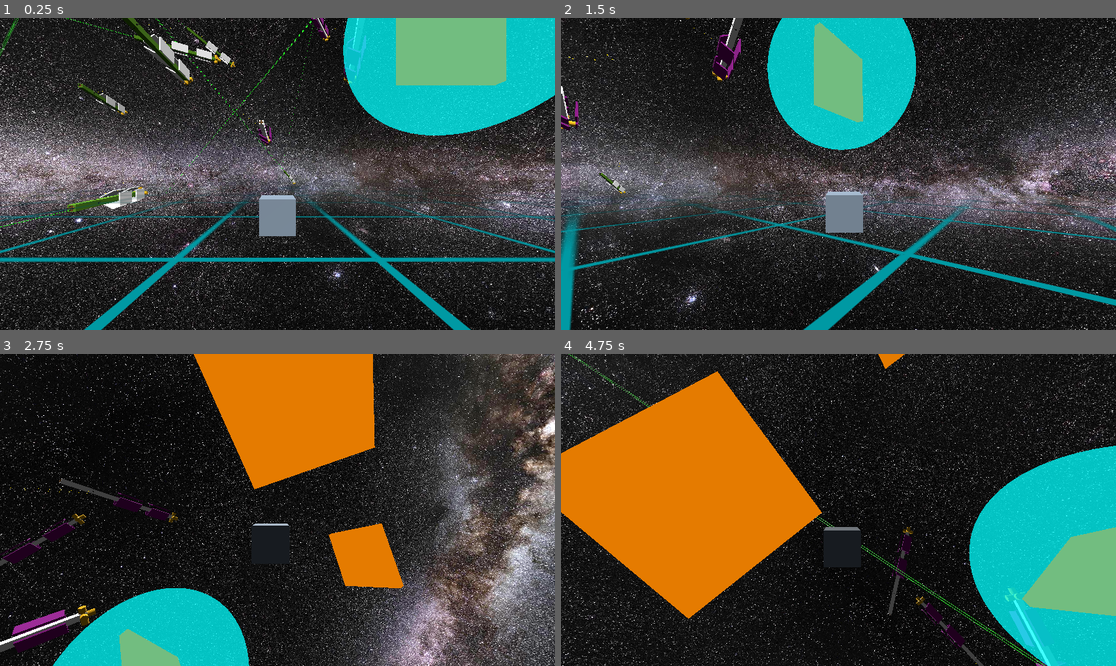
Above: before the commit, frames 1-4 (two rows, left to right).
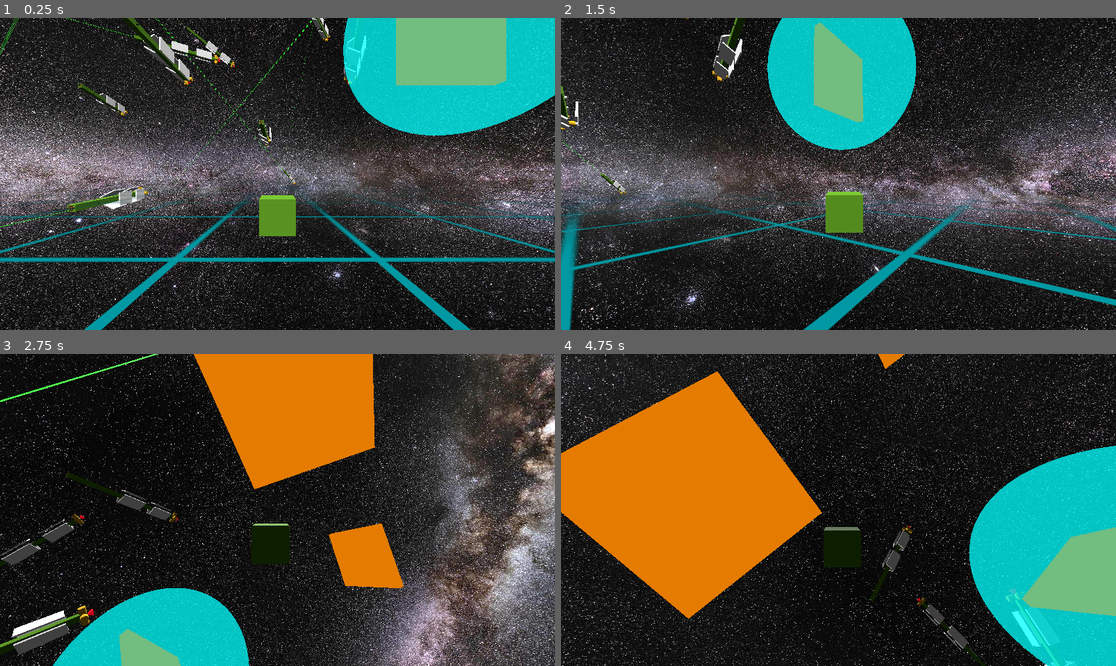
Above: after the commit, the same moments.

Repository: david-andrew/Aberration
Game: Godot game, scene res://world.tscn
The game is run twice, just before and just after one commit, with the same random seed, the same clock (stepped at 60 frames per second) and the same inputs.
Inputs:
- Up to frame 1 (0.25 s): no input
- Up to frame 2 (1.5 s): hold Right (right) 0.53-1.28 s; hold A (a) 0.53-1.28 s; tap D (d) at 0.8, 1.35 s; hold Down (down) from 1.28 s (still down)
- Up to frame 3 (2.75 s): tap E (e) at 1.55 s; release Down (down) at 2.03 s; hold Right (right) from 2.03 s (still down); hold E (e) from 2.03 s (still down); tap S (s) at 2.3 s
- Up to frame 4 (4.75 s): release Right (right) at 2.78 s; release E (e) at 2.78 s; hold Up (up) 2.78-3.53 s; tap S (s) at 2.85 s; tap W (w) at 3.05 s; hold W (w) 3.53-4.28 s; hold Left (left) from 3.53 s (still down); tap A (a) at 3.8, 4.35 s; tap D (d) at 4.55 s

The runs differ from the first frame. In frame 1, 1.3% of the frame differs, in the area x 0-66%, y 0-70%; in frame 2, 1.8%; in frame 3, 3.2%, in the area x 0-53%, y 0-97%; in frame 4, 2.3%.

Commit message:
created simple thrust module

Diff:
--- /dev/null
+++ b/scenes/ThrustModule.gd
@@ -0,0 +1,24 @@
+extends ShipModule
+class_name ThrustModule
+
+
+@export var TRANSLATION_STRENGTH:float = 100
+@export var ROTATION_STRENGTH:float = 2
+@export var THRUST_MULTIPLIER:float = 5
+
+var original_parent:RigidBody3D
+
+func _ready():
+	original_parent = get_parent()
+	super.link_module_to_core()
+
+func point_towards(target:Vector3, strength:float=1.0):
+	if get_parent() != original_parent:
+		return
+	original_parent.look_at(target, Vector3.UP, true)
+
+func translate_towards(target:Vector3, strength:float=1.0):
+	if get_parent() != original_parent:
+		return
+	var local_direction = to_local(target).normalized()
+	original_parent.apply_central_force(Vector3(local_direction.x, local_direction.y, local_direction.z*THRUST_MULTIPLIER) * TRANSLATION_STRENGTH * strength)
--- a/scenes/large_ship.tscn
+++ b/scenes/large_ship.tscn
@@ -6,6 +6,7 @@
 [ext_resource type="PackedScene" uid="uid://b4xvtwo36e6ho" path="res://scenes/power_module.tscn" id="4_fs17n"]
 [ext_resource type="PackedScene" uid="uid://bmp7yhbooljq0" path="res://scenes/laser_module.tscn" id="5_4k6wk"]
 [ext_resource type="PackedScene" uid="uid://krx06wutmib7" path="res://scenes/cannon_module.tscn" id="6_yv72x"]
+[ext_resource type="PackedScene" uid="uid://t4fjbf6gs0wf" path="res://scenes/thrust_module.tscn" id="7_fj2r1"]
 
 [sub_resource type="BoxShape3D" id="BoxShape3D_i7nfg"]
 size = Vector3(4, 4, 100)
@@ -68,11 +69,6 @@
 max_contacts_reported = 10
 contact_monitor = true
 
-[node name="PowerModule5" parent="." instance=ExtResource("4_fs17n")]
-transform = Transform3D(1, 0, 0, 0, -4.37114e-08, 1, 0, -1, -4.37114e-08, 0, 0, -52)
-max_contacts_reported = 10
-contact_monitor = true
-
 [node name="PowerModule2" parent="." instance=ExtResource("4_fs17n")]
 transform = Transform3D(-4.37114e-08, 1, 0, -1, -4.37114e-08, 0, 0, 0, 1, 4, -0.19928, -48.0294)
 max_contacts_reported = 10
@@ -84,7 +80,7 @@
 contact_monitor = true
 
 [node name="PowerModule4" parent="." instance=ExtResource("4_fs17n")]
-transform = Transform3D(1, 0, 0, 0, 1, 0, 0, 0, 1, 0, -3.19928, -48.0294)
+transform = Transform3D(1, 0, 0, 0, 1, 0, 0, 0, 1, 0, -3.91941, -48.0294)
 max_contacts_reported = 10
 contact_monitor = true
 
@@ -114,3 +110,5 @@
 
 [node name="CannonModule4" parent="." instance=ExtResource("6_yv72x")]
 transform = Transform3D(-1, -1.02251e-15, -1.39091e-08, -1.39091e-08, 4.37114e-08, 1, 0, 1, -4.37114e-08, 0, -2, 29)
+
+[node name="ThrustModule" parent="." instance=ExtResource("7_fj2r1")]
--- /dev/null
+++ b/scenes/thrust_module.tscn
@@ -0,0 +1,38 @@
+[gd_scene load_steps=6 format=3 uid="uid://t4fjbf6gs0wf"]
+
+[ext_resource type="Script" path="res://scenes/ThrustModule.gd" id="1_par40"]
+[ext_resource type="PackedScene" uid="uid://bwxo76t5hck46" path="res://scenes/health.tscn" id="2_nkc3d"]
+
+[sub_resource type="StandardMaterial3D" id="StandardMaterial3D_5nwxf"]
+resource_local_to_scene = true
+albedo_color = Color(0.74902, 0, 0.0980392, 1)
+emission_enabled = true
+emission = Color(0.74902, 0, 0.0980392, 1)
+
+[sub_resource type="CylinderMesh" id="CylinderMesh_2sdi6"]
+resource_local_to_scene = true
+material = SubResource("StandardMaterial3D_5nwxf")
+top_radius = 0.0
+bottom_radius = 2.5
+height = 4.0
+
+[sub_resource type="CylinderShape3D" id="CylinderShape3D_iyj1f"]
+height = 4.0
+radius = 2.0
+
+[node name="ThrustModule" type="RigidBody3D"]
+transform = Transform3D(1, 0, 0, 0, 1, 0, 0, 0, 1, 0, 0, -51)
+max_contacts_reported = 10
+contact_monitor = true
+script = ExtResource("1_par40")
+
+[node name="MeshInstance3D" type="MeshInstance3D" parent="."]
+transform = Transform3D(1, 0, 0, 0, -4.37114e-08, -1, 0, 1, -4.37114e-08, 0, 0, 0)
+mesh = SubResource("CylinderMesh_2sdi6")
+
+[node name="CollisionShape3D" type="CollisionShape3D" parent="."]
+transform = Transform3D(1, 0, 0, 0, -4.37114e-08, -1, 0, 1, -4.37114e-08, 0, 0, 0)
+shape = SubResource("CylinderShape3D_iyj1f")
+
+[node name="Health" parent="." instance=ExtResource("2_nkc3d")]
+MAX_HEALTH = 50
--- a/scripts/Health.gd
+++ b/scripts/Health.gd
@@ -40,17 +40,17 @@
 		if collider.has_method('give_damage'):
 			damage(collider.give_damage())
 			damagers.append(collider)
-	if len(damagers) > 0:
-		print('damage: ', damagers)
+	#if len(damagers) > 0:
+		#print('damage: ', damagers)
 
 func damage(pts: int):
 	health -= pts
-	print('health is: ', health)
+	#print('health is: ', health)
 
 	# interpolate the color based on the health
 	if MATERIAL:
 		MATERIAL.albedo_color = initial_color.lerp(Color(0, 0, 0, initial_color.a), 1.0 - (float(health - 1) / (MAX_HEALTH - 1)))
-		print('color is: ', MATERIAL.albedo_color)
+		#print('color is: ', MATERIAL.albedo_color)
 
 	if health <= 0:
 		if parent.has_method('destroy'):
--- a/scripts/ShipCore.gd
+++ b/scripts/ShipCore.gd
@@ -4,6 +4,10 @@
 @export var player_controlled: bool = false
 #var teamid: TeamID
 var enemies: Array[RigidBody3D] = []
+var thrusters: ThrustModule
+
+#DEBUG
+var player
 
 func _ready():
 	# ensure that the teamID is the first node
@@ -15,6 +19,20 @@
 	for child in get_children():
 		if is_instance_valid(child) and child is CannonModule:
 			child.set_targets(enemies)
+
+	thrusters = $ThrustModule
+
+	#DEBUG translate towards the player
+	player = GameMaster.current_scene.find_child('Player')
+	print('found player: ', player)
+
+func _physics_process(delta):
+	if not is_instance_valid(player):
+		return
+	thrusters.translate_towards(player.global_position)
+	#thrusters.point_towards(player.global_position)
+	pass
+
 
 func destroy():
 	# attach any child ShipModules to the root so that they remain present in the game
--- a/world.tscn
+++ b/world.tscn
@@ -15,7 +15,7 @@
 [sub_resource type="BoxShape3D" id="BoxShape3D_278ud"]
 
 [sub_resource type="StandardMaterial3D" id="StandardMaterial3D_t4b5v"]
-albedo_color = Color(0.55, 0, 0.534, 1)
+albedo_color = Color(0.31, 0.545, 0, 1)
 
 [sub_resource type="BoxMesh" id="BoxMesh_l6wpm"]
 material = SubResource("StandardMaterial3D_t4b5v")
@@ -84,26 +84,31 @@
 transform = Transform3D(0.965926, 0, -0.258819, 0, 1, 0, 0.258819, 0, 0.965926, 61.8468, 99.0077, -156)
 
 [node name="TeamID" parent="LargeShip2" instance=ExtResource("6_pbg1v")]
+team = 0
 
 [node name="LargeShip9" parent="." instance=ExtResource("1_h85ca")]
 transform = Transform3D(0.866026, 0, -0.5, 0, 1, 0, 0.5, 0, 0.866026, 61.8468, 240.008, -309)
 
 [node name="TeamID" parent="LargeShip9" instance=ExtResource("6_pbg1v")]
+team = 0
 
 [node name="LargeShip10" parent="." instance=ExtResource("1_h85ca")]
 transform = Transform3D(-0.5, -3.08008e-09, -0.866025, 0.224144, 0.965926, -0.129409, 0.836516, -0.258819, -0.482963, 61.8468, 240.008, -28)
 
 [node name="TeamID" parent="LargeShip10" instance=ExtResource("6_pbg1v")]
+team = 0
 
 [node name="LargeShip11" parent="." instance=ExtResource("1_h85ca")]
 transform = Transform3D(-0.974444, 0.224144, -0.0147546, 0.224144, 0.965926, -0.129409, -0.0147546, -0.129409, -0.991481, 61.8468, 274.008, -125)
 
 [node name="TeamID" parent="LargeShip11" instance=ExtResource("6_pbg1v")]
+team = 0
 
 [node name="LargeShip12" parent="." instance=ExtResource("1_h85ca")]
 transform = Transform3D(-0.851271, 0.12941, -0.508519, 0.224144, 0.965926, -0.129409, 0.474444, -0.224144, -0.851271, 61.8468, 147.008, -125)
 
 [node name="TeamID" parent="LargeShip12" instance=ExtResource("6_pbg1v")]
+team = 0
 
 [node name="LargeShip3" parent="." instance=ExtResource("1_h85ca")]
 transform = Transform3D(0.965926, 0, 0.258819, 0, 1, 0, -0.258819, 0, 0.965926, -128.153, -17.9923, -156)
@@ -115,6 +120,7 @@
 transform = Transform3D(1, 0, 0, 0, 1, 0, 0, 0, 1, -14.1532, 46.0077, -220.332)
 
 [node name="TeamID" parent="LargeShip4" instance=ExtResource("6_pbg1v")]
+team = 0
 
 [node name="Player" type="RigidBody3D" parent="."]
 max_contacts_reported = 10
@@ -138,7 +144,7 @@
 [node name="Laser" parent="Player" instance=ExtResource("4_c62u1")]
 
 [node name="TeamID" parent="Player" instance=ExtResource("6_pbg1v")]
-team = 2
+team = 0
 
 [node name="DirectionalLight3D" type="DirectionalLight3D" parent="."]
 transform = Transform3D(0.606566, -0.302769, -0.735125, 0.795013, 0.224463, 0.563534, -0.00561274, -0.926254, 0.376857, 0, 1.67446, 0)
Not shown: 1 places in scenes/large_ship.tscn that only renumber resources
